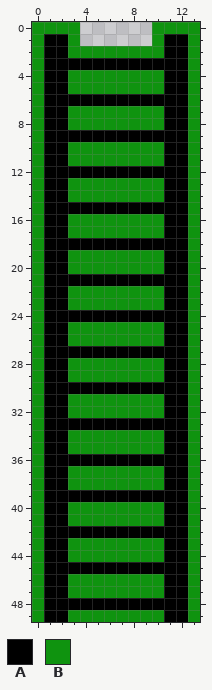
Pixel-art sprite -- Assets/Sprites/Locations/ICE prison/ladder in range.png. This is how it looked before the edit.
The file is 14x50 pixels.
Palette (. is transparent): A #000000  B #0f930f
After the commit:
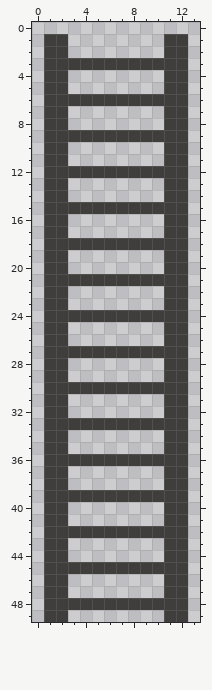
The edit:
colour A: #000000 -> #403e3c
Changed rows in their new state; - is a pixel that keeps its letter.
first column x 0:
 0 ....------....
 1 .--.------.--.
 2 .--........--.
 3 .------------.
 4 .--........--.
 5 .--........--.
 6 .------------.
 7 .--........--.
 8 .--........--.
 9 .------------.
10 .--........--.
11 .--........--.
12 .------------.
13 .--........--.
14 .--........--.
15 .------------.
16 .--........--.
17 .--........--.
18 .------------.
19 .--........--.
20 .--........--.
21 .------------.
22 .--........--.
23 .--........--.
24 .------------.
25 .--........--.
26 .--........--.
27 .------------.
28 .--........--.
29 .--........--.
30 .------------.
31 .--........--.
32 .--........--.
33 .------------.
34 .--........--.
35 .--........--.
36 .------------.
37 .--........--.
38 .--........--.
39 .------------.
40 .--........--.
41 .--........--.
42 .------------.
43 .--........--.
44 .--........--.
45 .------------.
46 .--........--.
47 .--........--.
48 .------------.
49 .--........--.
Boxes around the changes in both pictures, in picture pixels (x1, y1, x2, y2):
changed: (32, 22, 200, 622)
